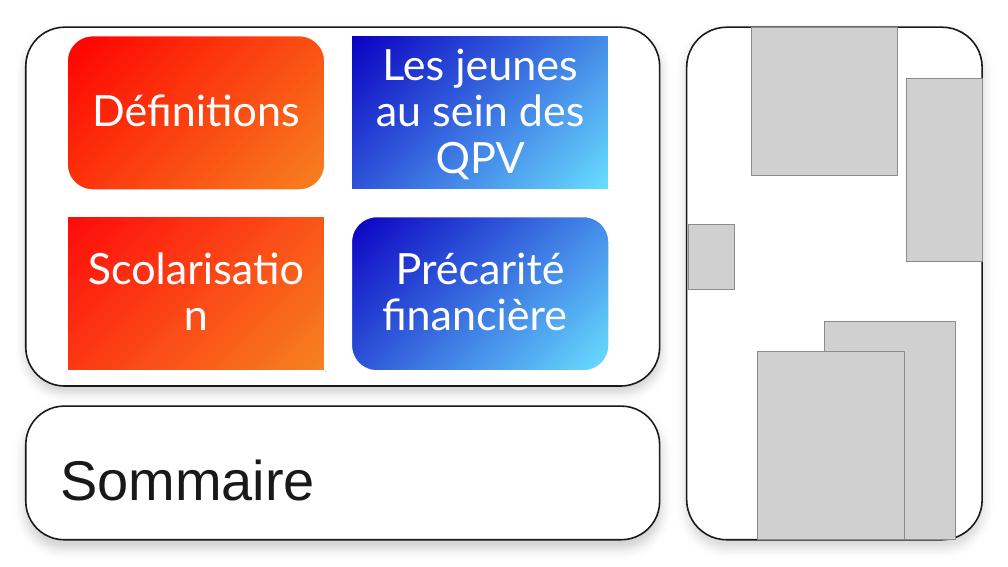
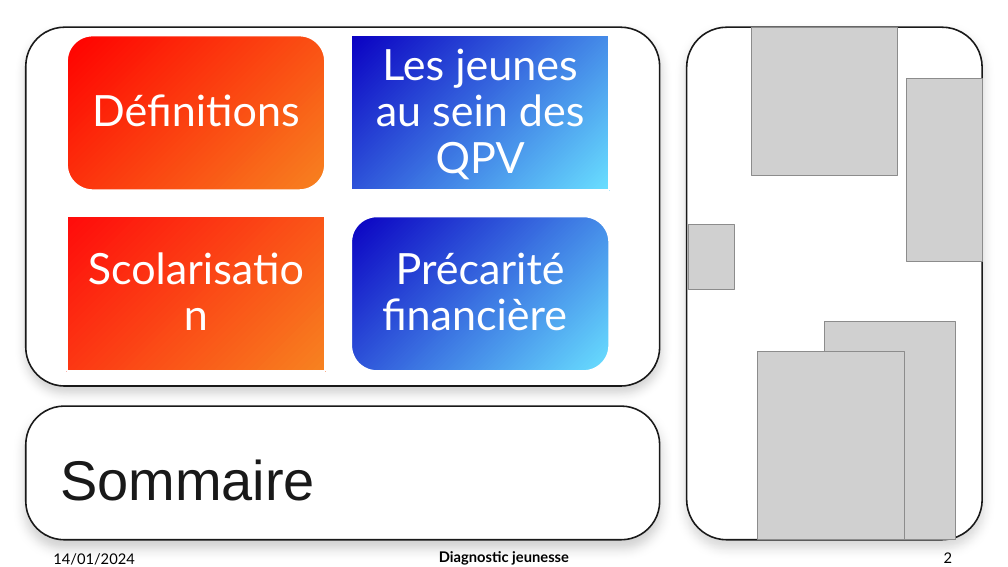
Before and after one commit to thibaud-ritzenthaler/diagnostic-de-territoire-M2, a slide deck: slide 2 of render/EurometropoleQPV.pptx. Drawn at 1008x567 pixels with LibreOffice and Linux fonts; fonts in the diff are those of the drawing; grey boxes stand for pictures. Boxes give left, top, right and bottom in pixels: in the first picture for what was removed or moved away, otherwise in the second. Text is boxed around its words. In the diff, an @@ line names an element or a change of style, - is before the commit and + after.

```diff
--- a/render/EurometropoleQPV.pptx
+++ b/render/EurometropoleQPV.pptx
@@ text added at [53, 553, 135, 565], 14 pt, text #000000 @@
+14/01/2024
@@ text added at [439, 551, 569, 565], 14 pt, text #000000, bold @@
+Diagnostic jeunesse
@@ page number added at [944, 552, 953, 563], 14 pt, text #000000 @@
+2
```
Also in this commit, not shown: 5 other slides changed, 14 slides added, 3 slides removed, 8 other files.
